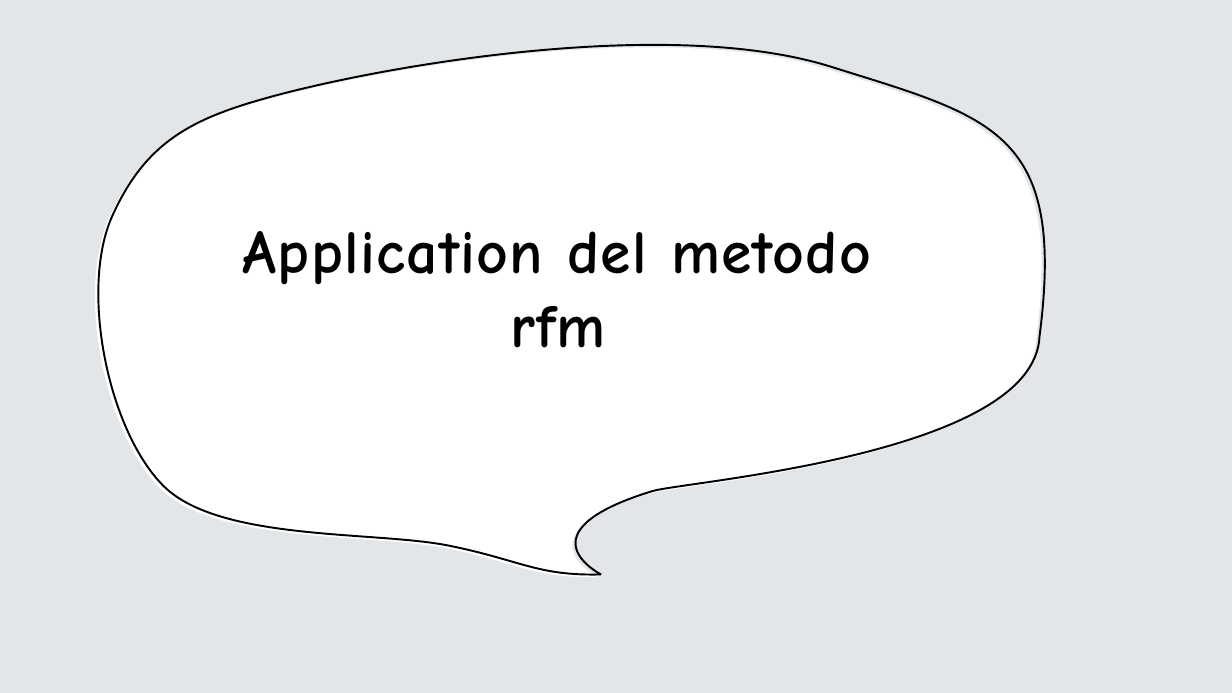
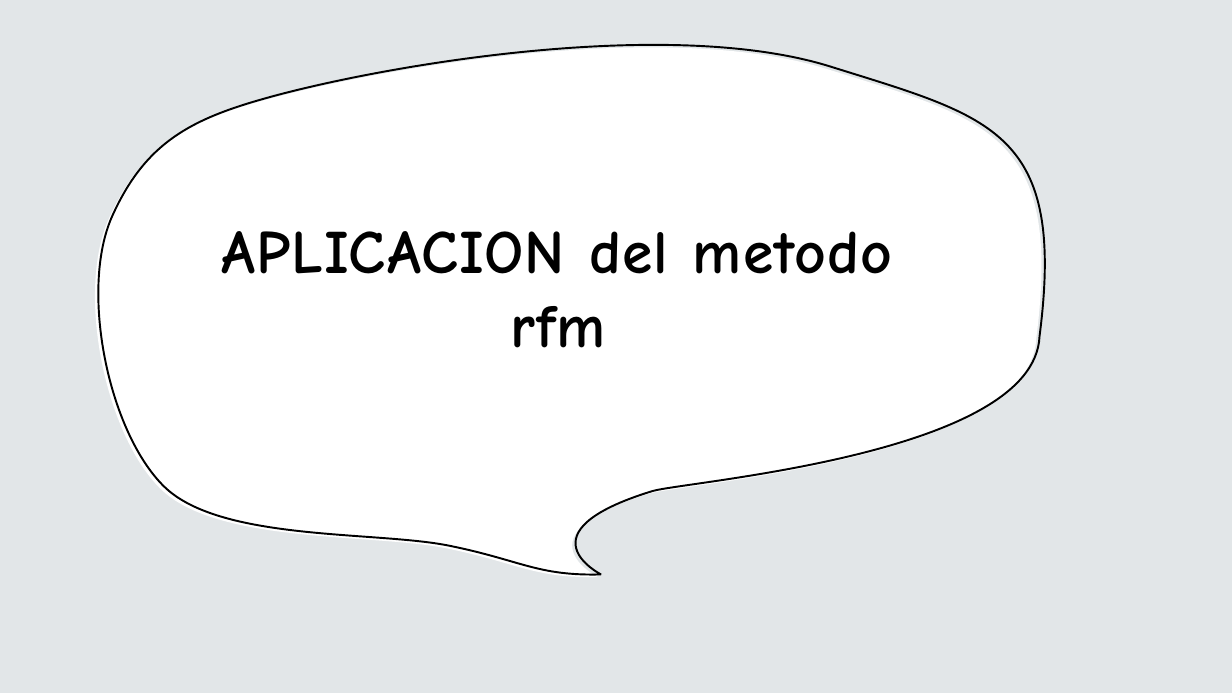
Before and after one commit to kelvin-lab/Customer-Segmentation-CLTV-Retail, a slide deck: slide 13 of Data/static/Esqueleto.pptx. Drawn at 1232x693 pixels with LibreOffice and Linux fonts; fonts in the diff are those of the drawing. Boxes give left, top, right and bottom in pixels: in the first picture for what was removed or moved away, otherwise in the second. Text is boxed around its words. In the diff, an @@ line names an element or a change of style, - is before the commit and + after.

```diff
--- a/Data/static/Esqueleto.pptx
+++ b/Data/static/Esqueleto.pptx
@@ title at [221,231,893,348]: text changed @@
-Application del metodo rfm
+APLICACION del metodo rfm
```
Also in this commit, not shown: 16 other slides changed, 2 other files.
